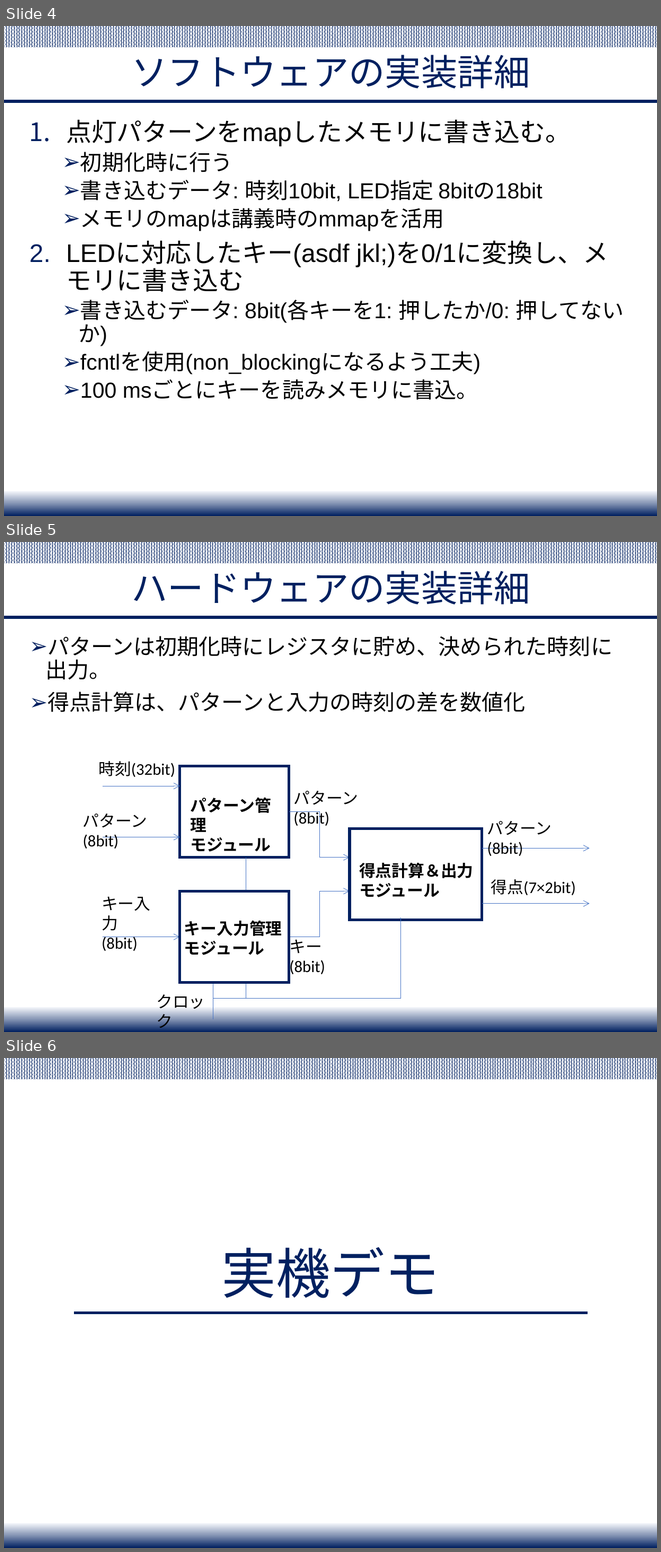
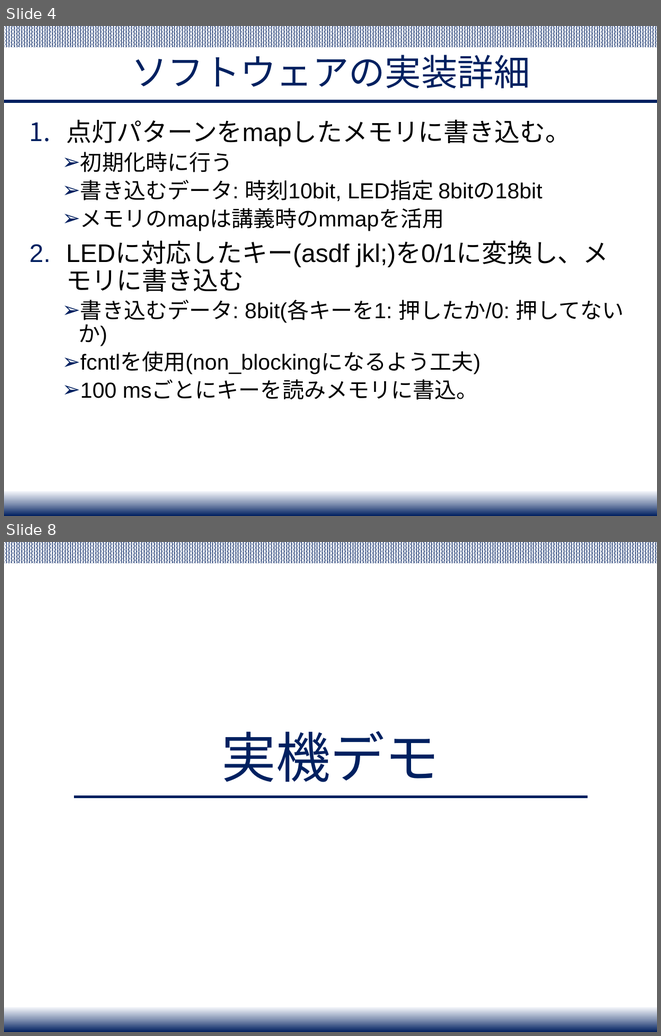
Before and after one commit to Yuchan4342/iot-system-project, a slide deck: presentation/IoT_project_final_presentation.pptx. Shown one above the other, each under a label of ours: slides 4, 5 and 6 before the commit, slides 4 and 8 after it; the slides between them are not shown. The pictures are 661x1552 and 661x1036 pixels, drawn with LibreOffice and Linux fonts; fonts in the diff are those of the drawing. Boxes give left, top, right and bottom in pixels: in the first picture for what was removed or moved away, otherwise in the second. Text is boxed around its words. In the diff, an @@ line names an element or a change of style, - is before the commit and + after.

```diff
--- a/presentation/IoT_project_final_presentation.pptx
+++ b/presentation/IoT_project_final_presentation.pptx
@@ slide 5 removed at bbox=[4, 542, 657, 1032], background #FFFFFF; not listed: 3 template elements that a slide beside it also shows @@
@@ title removed at bbox=[131, 571, 530, 605] @@
-ハードウェアの実装詳細
@@ text removed at bbox=[46, 636, 612, 712] @@
-➢ パターンは初期化時にレジスタに貯め、決められた時刻に出力。
-➢ 得点計算は、パターンと入力の時刻の差を数値化
@@ text removed at bbox=[98, 761, 175, 777] @@
-時刻(32bit)
@@ rectangle removed at bbox=[179, 766, 289, 857] @@
@@ arrow removed from (103, 786) to (179, 786) @@
@@ text removed at bbox=[293, 791, 358, 828] @@
-パターン(8bit)
@@ text removed at bbox=[191, 797, 271, 852] @@
-パターン管理
-モジュール
@@ elbow arrow removed from (289, 812) to (350, 857) @@
@@ text removed at bbox=[83, 813, 148, 848] @@
-パターン(8bit)
@@ text removed at bbox=[487, 821, 552, 856] @@
-パターン(8bit)
@@ arrow removed from (103, 837) to (179, 837) @@
@@ rectangle removed at bbox=[350, 828, 482, 919] @@
@@ elbow line removed from (213, 1000) to (246, 857) @@
@@ arrow removed from (482, 848) to (590, 848) @@
@@ text removed at bbox=[359, 862, 474, 897] @@
-得点計算＆出力
-モジュール
@@ rectangle removed at bbox=[179, 891, 289, 982] @@
@@ elbow arrow removed from (289, 936) to (350, 891) @@
@@ text removed at bbox=[491, 879, 576, 895] @@
-得点(7×2bit)
@@ text removed at bbox=[102, 896, 150, 951] @@
-キー入力
-(8bit)
@@ arrow removed from (482, 903) to (590, 903) @@
@@ text removed at bbox=[184, 920, 282, 955] @@
-キー入力管理
-モジュール
@@ elbow line removed from (214, 998) to (400, 917) @@
@@ arrow removed from (103, 936) to (179, 936) @@
@@ text removed at bbox=[289, 935, 325, 976] @@
-キー(8bit)
@@ line removed from (213, 1018) to (213, 982) @@
@@ text removed at bbox=[156, 994, 205, 1032] @@
-クロック
@@ what was slide 6 is now slide 8 @@
```
Also in this commit, not shown: 2 slides changed, 4 slides added.
